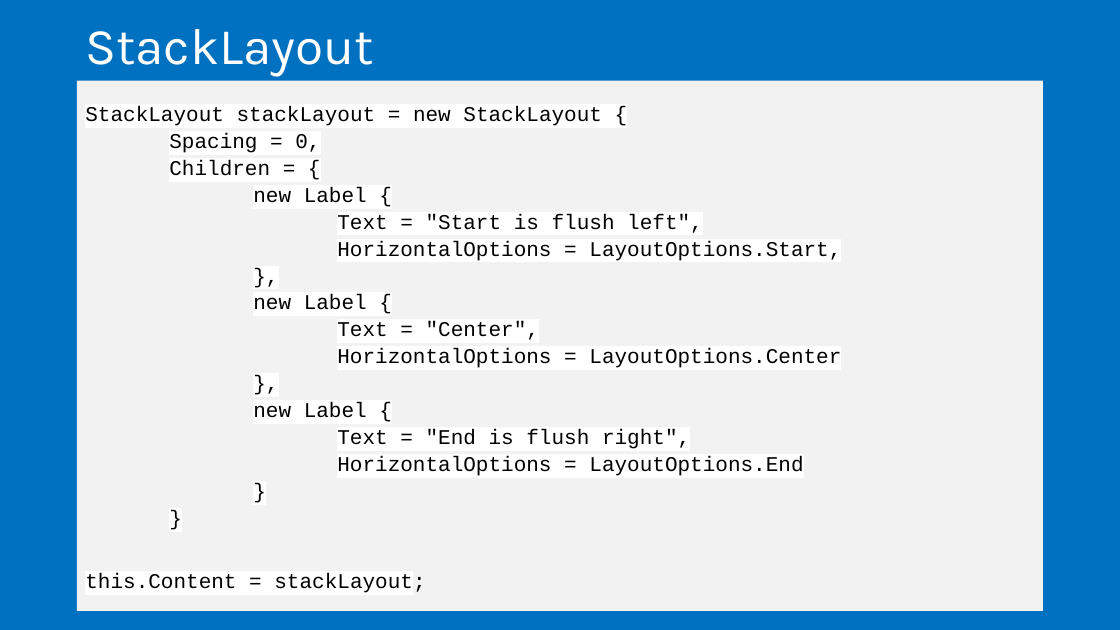
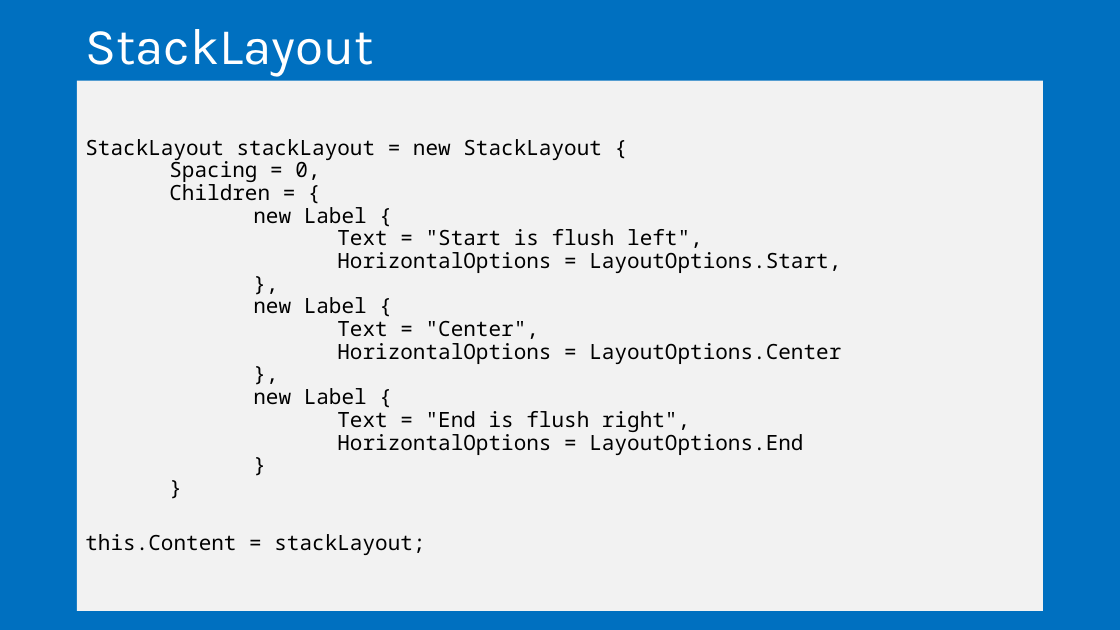
Before and after one commit to microsoft/AcademicContent, a slide deck: slide 32 of Complimentary Course Content/Module3/Lessons/Module3_Lesson09 Cross-Platform User Interfaces with Xamarin.Forms.pptx (slide 30 before the commit). Drawn at 1120x630 pixels with LibreOffice and Linux fonts; fonts in the diff are those of the drawing. Boxes give left, top, right and bottom in pixels: in the first picture for what was removed or moved away, otherwise in the second. Text is boxed around its words. In the diff, an @@ line names an element or a change of style, - is before the commit and + after.

```diff
--- a/Complimentary Course Content/Module3/Lessons/Module3_Lesson09 Cross-Platform User Interfaces with Xamarin.Forms.pptx
+++ b/Complimentary Course Content/Module3/Lessons/Module3_Lesson09 Cross-Platform User Interfaces with Xamarin.Forms.pptx
@@ text "StackLayout stackLayout = new StackLayout ..." at (77, 81, 1044, 611): font Courier New to Noto Sans Mono, highlight #FFFFFF to none; line spacing 1.07 to 0.9 @@
```
Also in this commit, not shown: 2 other slides changed, 2 slides added, 6 other files.
